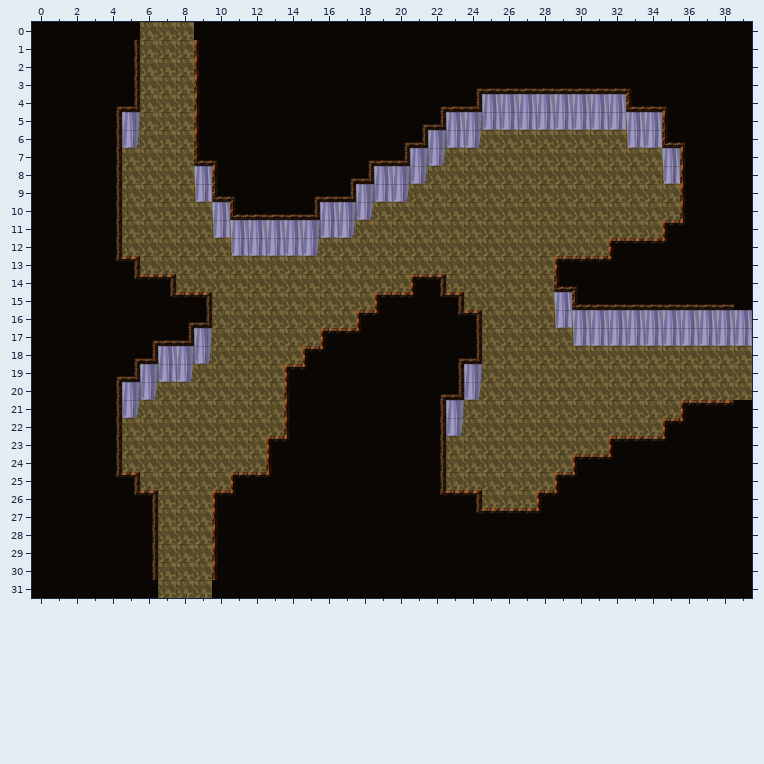
Two versions of a level (Tiled map (JSON), public/map/cave3.json). Above: the version before the commit.
Cells are 32x32 px. Shown: x 0..39, y 0..31. The old version is drawn lined up with the new one.
The same view after the edit:
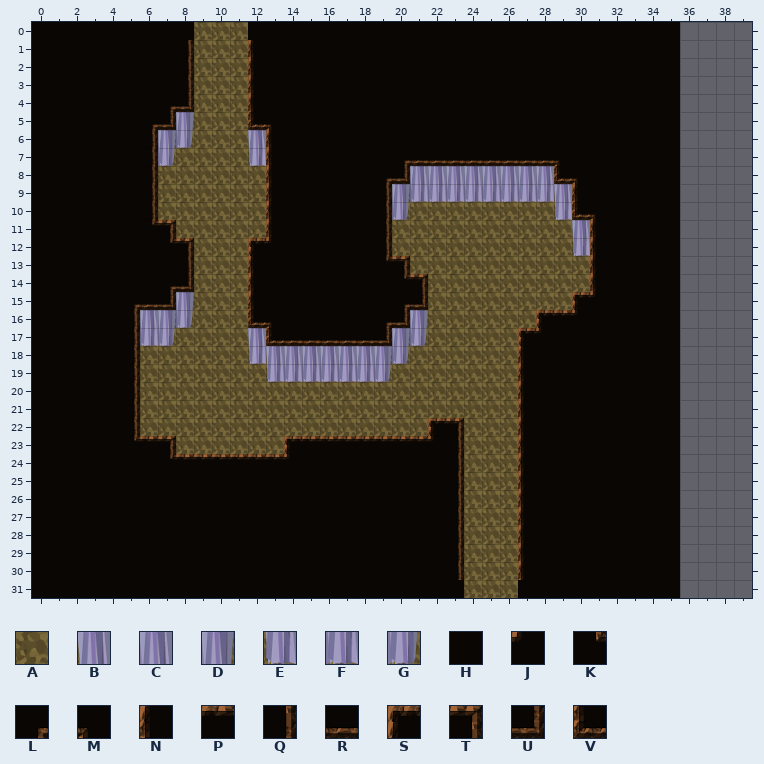
Key: from "cave": A 1, B 8, C 9, D 10, E 16, F 17, G 18; from "cave_ceil": H 0, J 1, K 2, L 4, M 8, N 16, P 20, Q 24, R 28, S 34, T 36, U 38, V 40.
_ is an empty cell, # one hidden under a higher layer.
Diff:
map size 40x32 -> 36x32 cells
Layer "layer1":
y 0..17: x 36..39 #### -> ____
y 18..20: x 36..39 AAAA -> ____
y 21..31: x 36..39 #### -> ____
Layer "wall":
y 4: x 25..32 CCCCCCCC -> ________
y 5: x 5 D -> _; x 8 _ -> D; x 23..34 CDFFFFFFFFBC -> ____________
y 6: x 5 G -> _; x 7..8 __ -> DG; x 12 _ -> B; x 22..24 DFG -> ___; x 33..34 EF -> __
y 7: x 7 _ -> G; x 12 _ -> E; x 21..22 DG -> __; x 35 B -> _
y 8: x 9 B -> _; x 19..28 CDG_______ -> __CCCCCCCC; x 35 E -> _
y 9: x 9 E -> _; x 18..29 DFG_________ -> __DFFFFFFFFB
y 10: x 10 B -> _; x 16..18 CDG -> ___; x 20 _ -> G; x 29 _ -> E
y 11: x 10..17 EBCCCDFG -> ________; x 30 _ -> B
y 12: x 11..15 EFFFG -> _____; x 30 _ -> E
y 15: x 8 _ -> D; x 29 B -> _
y 16: x 6..8 ___ -> CDG; x 21 _ -> D; x 29..39 EBCCCCCCCCC -> ___________
y 17: x 6..7 __ -> FG; x 9 D -> _; x 12 _ -> B; x 20..21 __ -> DG; x 30..39 EFFFFFFFFF -> __________
y 18: x 7..9 CDG -> ___; x 12..20 _________ -> EBCCCCCDG
y 19: x 6..8 DFG -> ___; x 13..19 _______ -> EFFFFFG; x 24 D -> _
y 20: x 5..6 DG -> __; x 24 G -> _
y 21: x 5 G -> _; x 23 D -> _
y 22: x 23 G -> _
Layer "cave_ceil":
y 0: x 6..11 ___HHH -> HHH___; x 36..39 HHHH -> ____
y 1..2: x 5..12 Q___NHHH -> HHHQ___N; x 36..39 HHHH -> ____
y 3: x 5..12 Q___NHHH -> HHHQ___N; x 24..33 LRRRRRRRRM -> HHHHHHHHHH; x 36..39 HHHH -> ____
y 4: x 4..12 LU___NHHH -> HHHLU___N; x 22..39 LRU________VRMHHHH -> HHHHHHHHHHHHHH____
y 5: x 4..7 Q___ -> HHLU; x 9..13 NHHHH -> ___VM; x 21..39 LU____________NHHHH -> HHHHHHHHHHHHHHH____
y 6: x 4..6 Q__ -> HHQ; x 9..13 NHHHH -> ____N; x 20..39 LU_____________VMHHH -> HHHHHHHHHHHHHHHH____
y 7: x 4..6 Q__ -> HHQ; x 9..13 VMHHH -> ____N; x 18..39 LRU_______________NHHH -> HHLRRRRRRRRMHHHHHH____
y 8: x 4..6 Q__ -> HHQ; x 10..13 NHHH -> ___N; x 17..20 LU__ -> HHLU; x 29..39 _______NHHH -> VMHHHHH____
y 9: x 4..6 Q__ -> HHQ; x 10..13 VMHH -> ___N; x 15..19 LRU__ -> HHHHQ; x 30..39 ______NHHH -> NHHHHH____
y 10: x 4..6 Q__ -> HHQ; x 11..19 VRRRU____ -> __NHHHHHQ; x 30..39 ______NHHH -> VMHHHH____
y 11: x 4..7 Q___ -> HHKT; x 13..19 _______ -> NHHHHHQ; x 31..39 ____SJHHH -> NHHHH____
y 12: x 4..8 Q____ -> HHHKT; x 12..19 ________ -> SJHHHHHQ; x 31..39 _SPPJHHHH -> NHHHH____
y 13: x 4..8 KT___ -> HHHHQ; x 12..20 _________ -> NHHHHHHKT; x 29..32 SPPJ -> __NH; x 36..39 HHHH -> ____
y 14: x 5..8 KPT_ -> HHLU; x 12..22 _________ST -> NHHHHHHHKT_; x 29..31 VMH -> __N; x 36..39 HHHH -> ____
y 15: x 5..9 HHKPT -> LRU__; x 12..23 _______SPJKT -> NHHHHHHHLU__; x 30..39 VRRRRRRRRH -> SJHHHH____
y 16: x 5..9 HHHLU -> Q____; x 12..24 ______SJHHHKT -> VMHHHHHLU____; x 28..35 ________ -> SPJHHHHH
y 17: x 5..8 HLRU -> Q___; x 13..24 ___SPJHHHHHQ -> VRRRRRU_____; x 27..35 _________ -> SJHHHHHHH
y 18: x 5..6 LU -> Q_; x 15..24 SJHHHHHHLU -> __________; x 27..35 _________ -> NHHHHHHHH
y 19: x 4..5 LU -> HQ; x 14..23 SJHHHHHHHQ -> __________; x 27..35 _________ -> NHHHHHHHH
y 20: x 4..5 Q_ -> HQ; x 14..23 NHHHHHHHLU -> __________; x 27..35 _________ -> NHHHHHHHH
y 21: x 4..5 Q_ -> HQ; x 14..22 NHHHHHHHQ -> _________; x 27..39 _________SPPH -> NHHHHHHHH____
y 22: x 4..5 Q_ -> HQ; x 14..23 NHHHHHHHQ_ -> ________ST; x 27..39 ________SJHHH -> NHHHHHHHH____
y 23: x 4..7 Q___ -> HKPT; x 13..23 SJHHHHHHHQ_ -> _SPPPPPPPJQ; x 27..39 _____SPPJHHHH -> NHHHHHHHH____
y 24: x 4..14 Q________NH -> HHHKPPPPPPJ; x 22..23 Q_ -> HQ; x 27..32 ___SPJ -> NHHHHH; x 36..39 HHHH -> ____
y 25: x 4..13 KT_____SPJ -> HHHHHHHHHH; x 22..23 Q_ -> HQ; x 27..30 __SJ -> NHHH; x 36..39 HHHH -> ____
y 26: x 5..11 KT___SJ -> HHHHHHH; x 22..24 KPT -> HQ_; x 27..29 _SJ -> NHH; x 36..39 HHHH -> ____
y 27: x 6..10 Q___N -> HHHHH; x 23..28 HKPPPJ -> Q___NH; x 36..39 HHHH -> ____
y 28..30: x 6..10 Q___N -> HHHHH; x 23..27 HHHHH -> Q___N; x 36..39 HHHH -> ____
y 31: x 7..9 ___ -> HHH; x 24..26 HHH -> ___; x 36..39 HHHH -> ____
